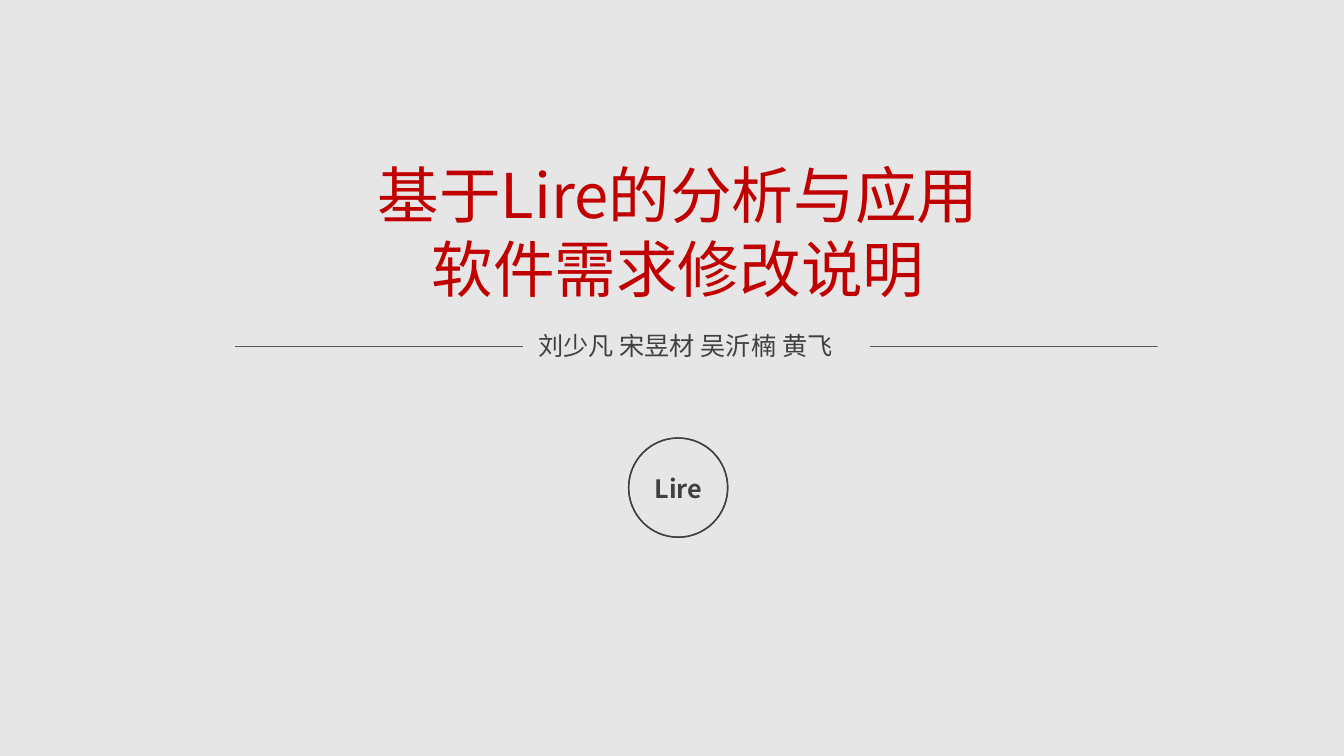
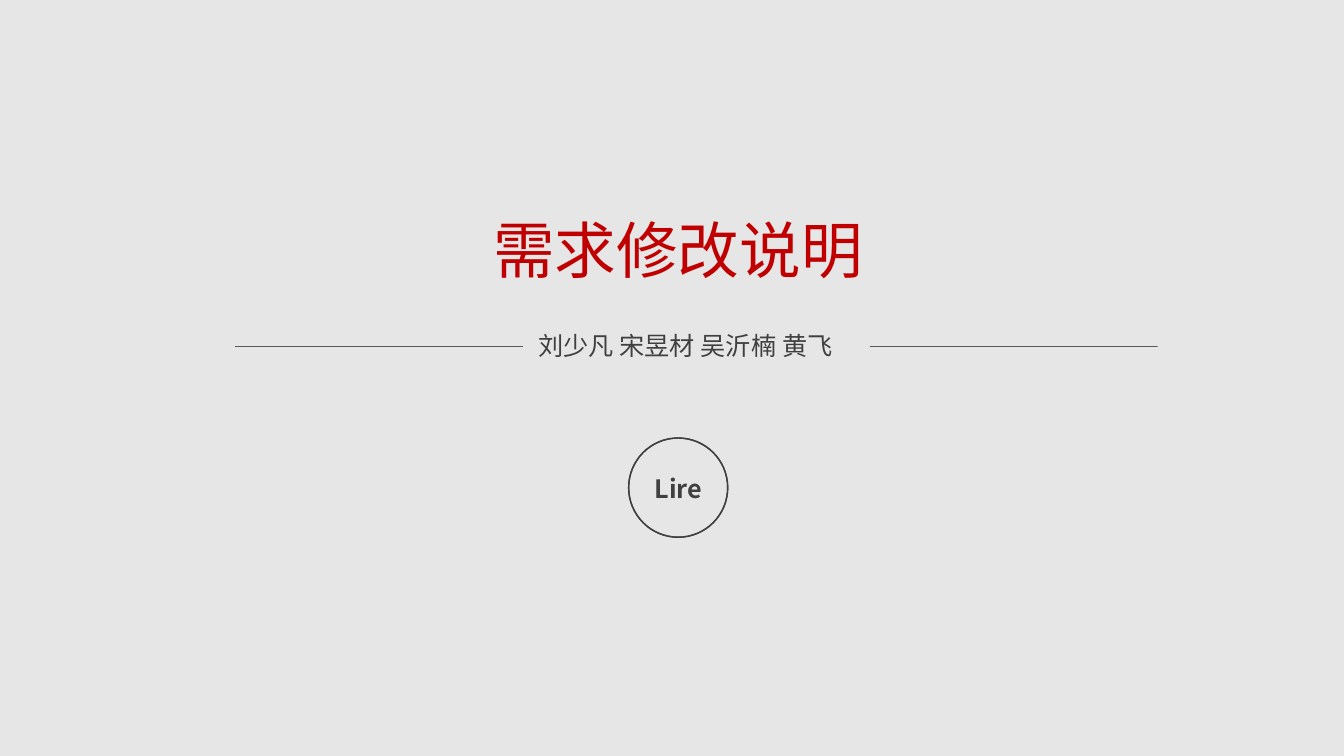
Before and after one commit to bhsei/17TeamE_Lire, a slide deck: slide 1 of 3.项目PPT/需求修改说明.ppt. Drawn at 1344x756 pixels with LibreOffice and Linux fonts; fonts in the diff are those of the drawing. Boxes give left, top, right and bottom in pixels: in the first picture for what was removed or moved away, otherwise in the second. Text is boxed around its words. In the diff, an @@ line names an element or a change of style, - is before the commit and + after.

```diff
--- a/3.项目PPT/需求修改说明.ppt
+++ b/3.项目PPT/需求修改说明.ppt
@@ text at (493,221,863,278): text changed @@
-基于Lire的分析与应用
-软件需求修改说明
+需求修改说明
```
Also in this commit, not shown: 4 other slides changed, 4 slides removed, 8 other files.
